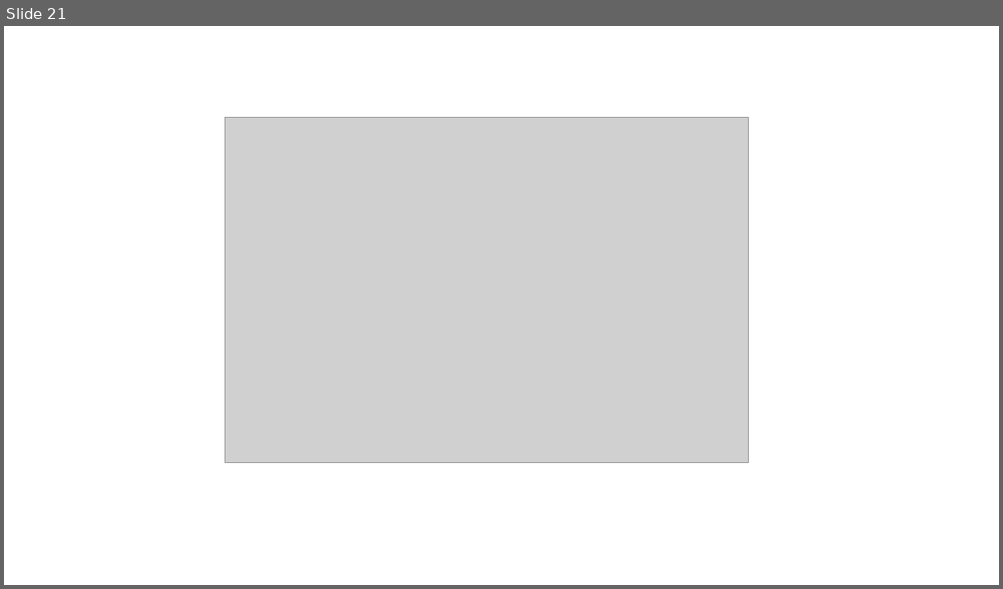
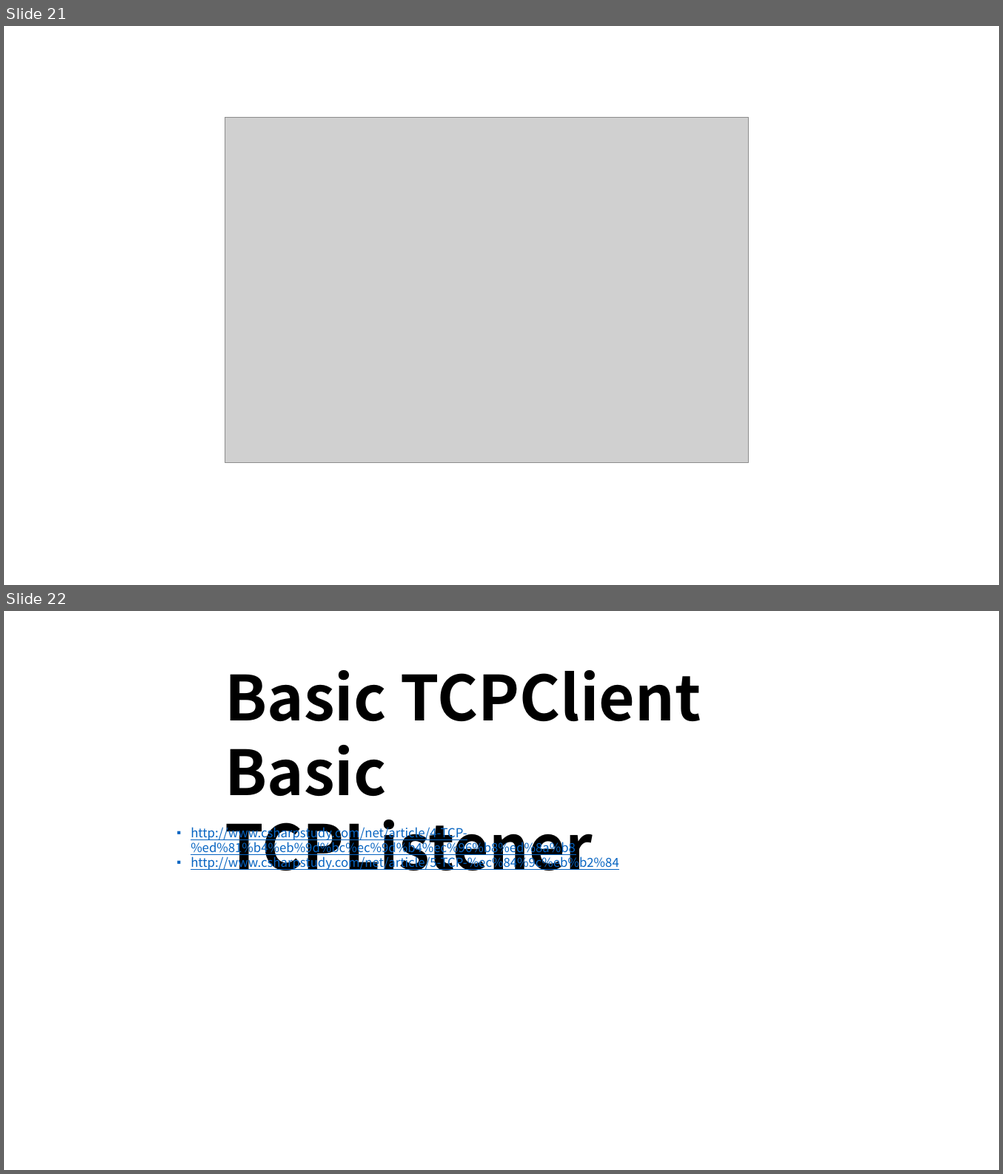
Before and after one commit to jacking75/edu_CSharpNetworkProgramming, a slide deck: Docs/01 CSharp 네트워크 프로그래밍 기초.pptx. Shown one above the other, each under a label of ours: slide 21 before the commit, slides 21 and 22 after it. The pictures are 1003x589 and 1003x1174 pixels, drawn with LibreOffice and Linux fonts; fonts in the diff are those of the drawing; grey boxes stand for pictures. Boxes give left, top, right and bottom in pixels: in the first picture for what was removed or moved away, otherwise in the second. Text is boxed around its words. In the diff, an @@ line names an element or a change of style, - is before the commit and + after.

```diff
--- a/Docs/01 CSharp 네트워크 프로그래밍 기초.pptx
+++ b/Docs/01 CSharp 네트워크 프로그래밍 기초.pptx
@@ slide 22 added at <box>4,611,999,1170</box>, background #FFFFFF @@
@@ text added at <box>225,670,701,871</box>, 60 pt, text #000000, bold @@
+Basic TCPClient
+Basic TCPListener
@@ text added at <box>190,825,619,871</box>, 12 pt, text #0563C1, underline @@
+▪ http://www.csharpstudy.com/net/article/4-TCP-%ed%81%b4%eb%9d%bc%ec%9d%b4%ec%96%b8%ed%8a%b8
+▪ http://www.csharpstudy.com/net/article/5-TCP-%ec%84%9c%eb%b2%84
```
Also in this commit, not shown: 2 other slides added, 4 slides removed, 20 other files.
